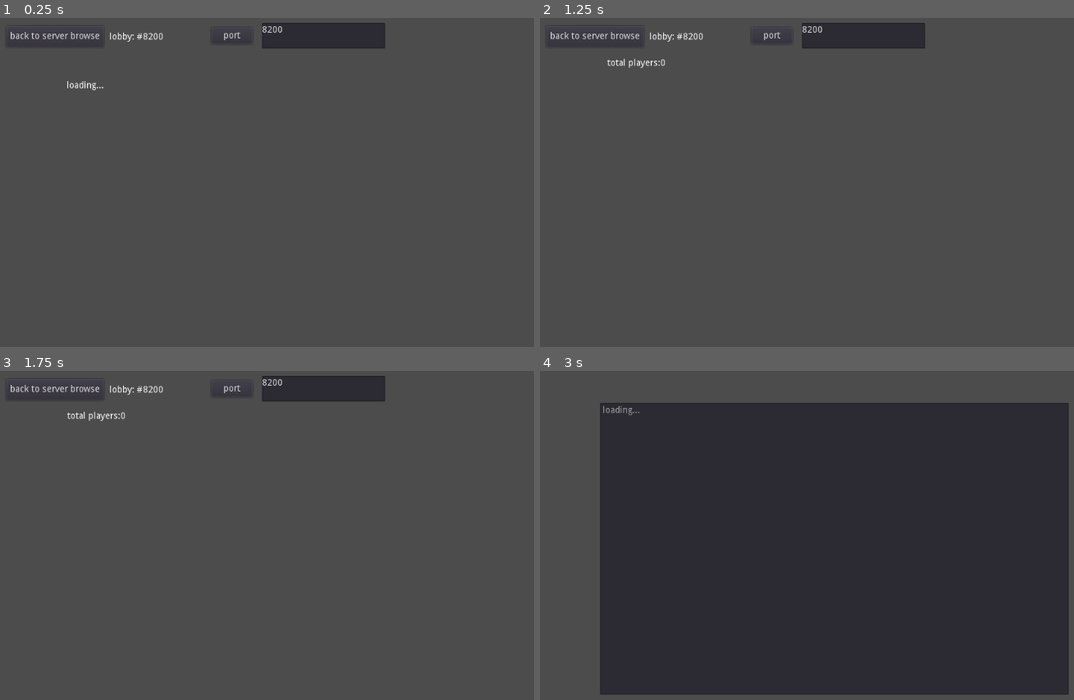
Above: before the commit, frames 1-4 (two rows, left to right).
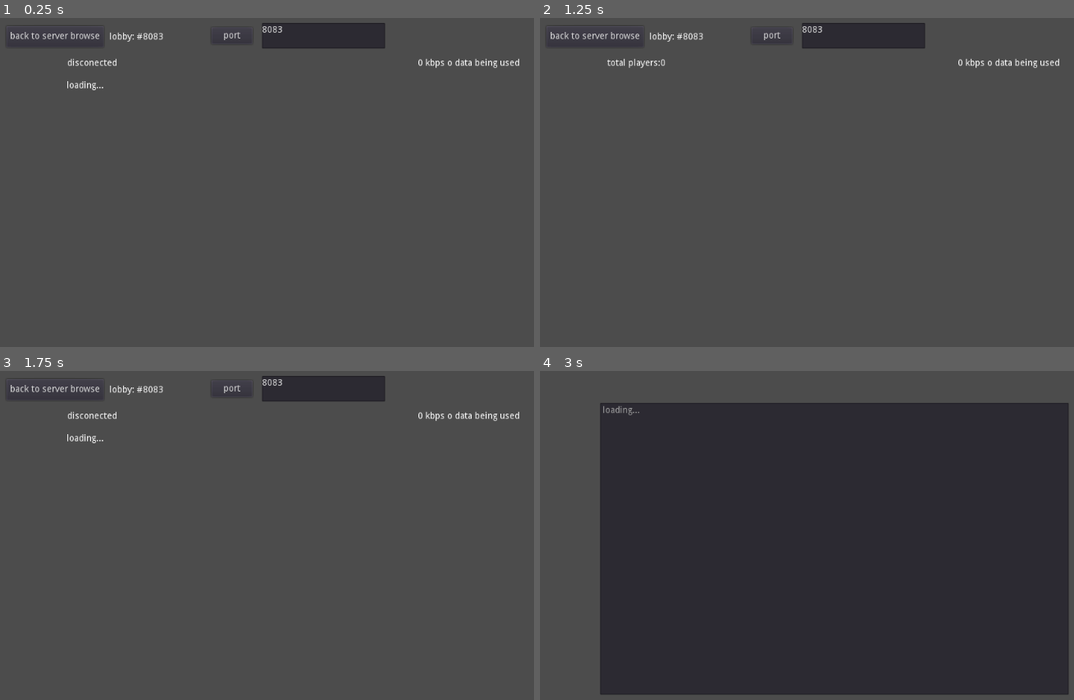
Above: after the commit, the same moments.

Repository: Galomortal47/Golang
Game: Godot game, scene res://Multyplayer.tscn
Two runs of this game, one before a commit and one after it. Both use one fixed random seed, a clock stepped at 60 frames per second and the inputs below. This scene is started directly instead of the project's main scene.
Inputs:
- Up to frame 1 (0.25 s): no input
- Up to frame 2 (1.25 s): click "port" at 0.5 s
- Up to frame 3 (1.75 s): click "port" at 1.25 s
- Up to frame 4 (3 s): click "port" at 2 s; click "back to server browse" at 2.75 s

The runs differ from the first frame. In frame 1, 0.3% of the frame differs, in the area x 12-98%, y 2-16%; in frame 2, 0.2%; in frame 3, 0.5%, in the area x 12-98%, y 2-22%; in frame 4, nothing differs.

Commit message:
transfered go-cache to a couple of interfaces

Diff:
--- a/Multyplayer2/Multyplayer.tscn
+++ b/Multyplayer2/Multyplayer.tscn
@@ -22,6 +22,7 @@
 margin_top = 74.0
 margin_right = 216.0
 margin_bottom = 99.0
+text = "disconected"
 __meta__ = {
 "_edit_use_anchors_": false
 }
@@ -75,6 +76,16 @@
 __meta__ = {
 "_edit_use_anchors_": false
 }
+
+[node name="Label3" type="Label" parent="pinglist"]
+margin_left = 698.0
+margin_top = 74.0
+margin_right = 857.0
+margin_bottom = 88.0
+text = "0 kbps o data being used"
+__meta__ = {
+"_edit_use_anchors_": false
+}
 [connection signal="button_down" from="pinglist/Button" to="." method="_on_Button_button_down"]
 [connection signal="text_changed" from="pinglist/TextEdit2" to="." method="_on_TextEdit_text_changed"]
 [connection signal="button_down" from="pinglist/backtobrowse" to="." method="_on_backtobrowse_button_down"]
--- a/Multyplayer2/benchmark/Benchmark.gd
+++ b/Multyplayer2/benchmark/Benchmark.gd
@@ -1,11 +1,11 @@
 extends Node
 
 var x = 0
-var test = 20
+var test = 32
 var multi = load("res://benchmark/Multiplayer.tscn")
 
 func _ready():
-	get_node("/root/Singleton").PORT = 8085
+	get_node("/root/Singleton").PORT = 8083
 	spawn()
 	print(get_child_count())
 
--- a/Multyplayer2/code/MultiplayerChild.gd
+++ b/Multyplayer2/code/MultiplayerChild.gd
@@ -7,7 +7,7 @@
 func _physics_process(delta):
 	ping()
 	refresh_frames += 1
-	if  refresh_frames > 10:
+	if  refresh_frames > 30:
 		pinglist()
 		refresh_frames = 0
 
@@ -15,12 +15,13 @@
 	json["time"] = str(OS.get_system_time_msecs())
 
 func pinglist():
+	get_node("pinglist/Label3").set_text(str(int(string.length() * 60 * 8 / 1000)) + " kbps o data being used")
 	var pinglist = {}
 	data = recive_data.duplicate()
 	for i in data.keys():
 		if data.has(i):
-			if data[str(i)]["Object"].has("time"):
-				var time = OS.get_system_time_msecs() - int(data[str(i)]["Object"]["time"])
+			if data[str(i)].has("time"):
+				var time = OS.get_system_time_msecs() - int(data[str(i)]["time"])
 				pinglist[str(i)] = time
 	var gigatext = ""
 	for i in pinglist.keys():
--- a/Multyplayer2/code/MultiplayerClass.gd
+++ b/Multyplayer2/code/MultiplayerClass.gd
@@ -25,5 +25,5 @@
 		data = (peerstream.get_packet())
 		string = data.get_string_from_ascii()
 		recive_data = parse_json(string)
-		print(string)
+		#print(string)
 	packet.put_string(to_json(json) + "\n")
--- a/Multyplayer2/project.godot
+++ b/Multyplayer2/project.godot
@@ -38,10 +38,6 @@
 
 settings/fps/force_fps=60
 
-[physics]
-
-common/physics_fps=30
-
 [rendering]
 
 quality/driver/driver_name="GLES2"
--- a/Multyplayer2/singleton.gd
+++ b/Multyplayer2/singleton.gd
@@ -1,4 +1,4 @@
 extends Node
 
-var PORT = 8200
-var Ip = "35.199.108.196"
+var PORT = 8083
+var Ip = "127.0.0.1"
Not shown, changed: bats/bat.bat
Not shown, changed: server.go
